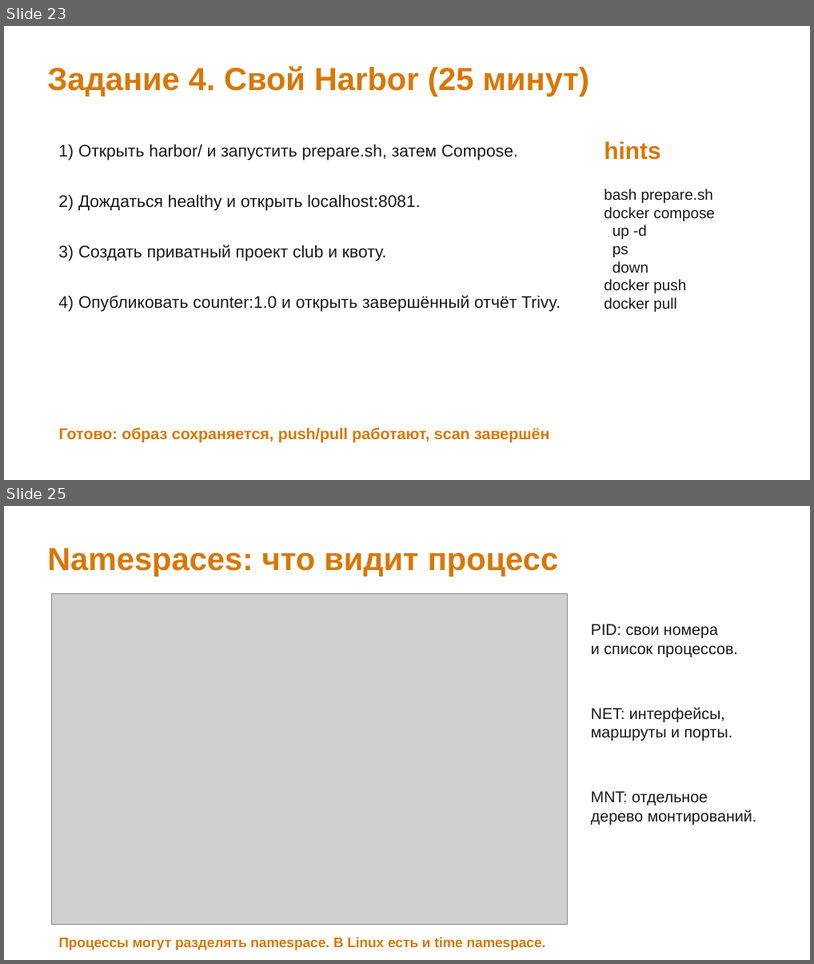
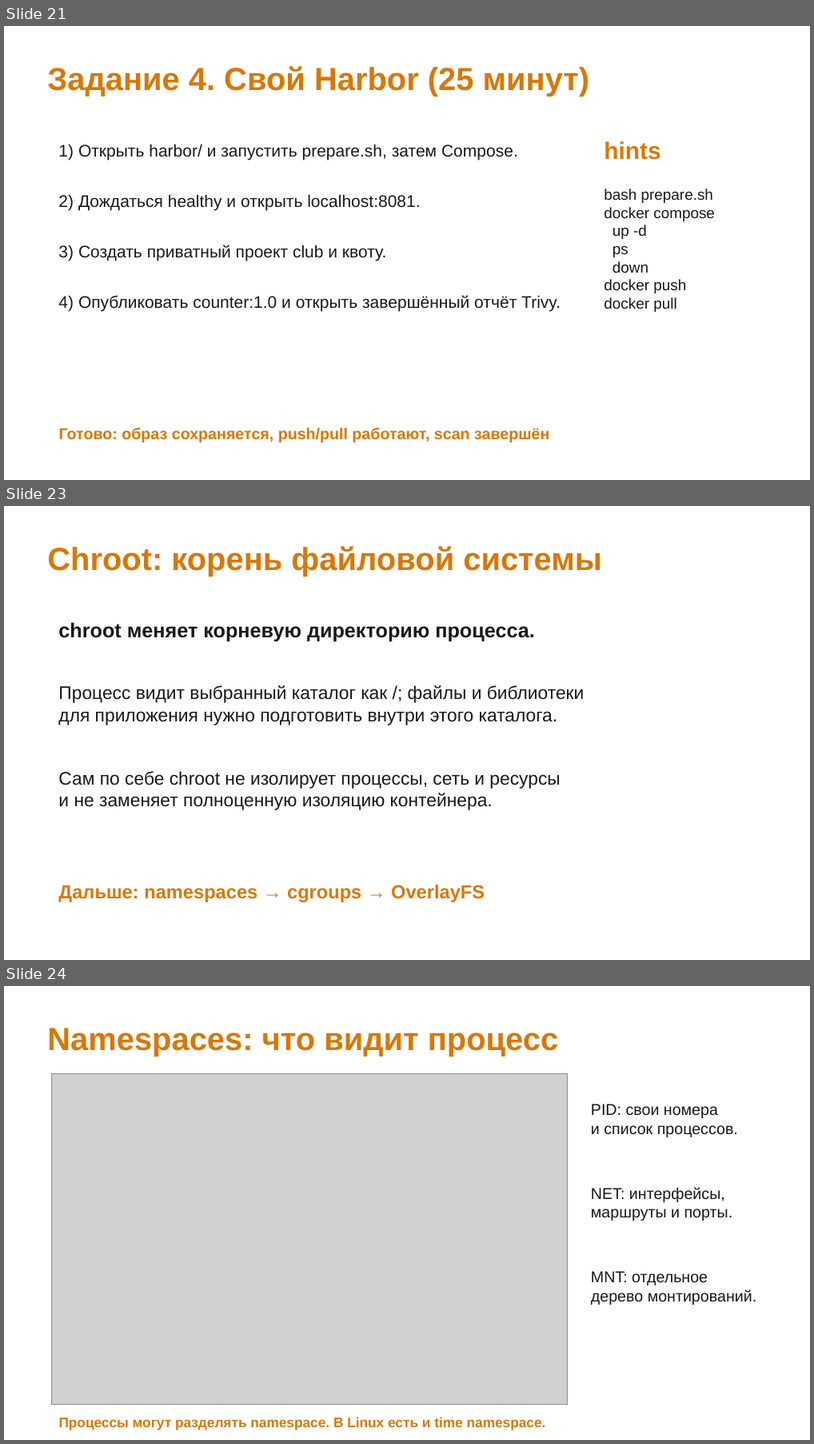
Before and after one commit to inview-club/docker-workshop, a slide deck: Клуб_DevOps_Docker_Harbor.pptx. Shown one above the other, each under a label of ours: slides 23 and 25 before the commit, slides 21, 23 and 24 after it; the slides between them are not shown. The pictures are 814x964 and 814x1444 pixels, drawn with LibreOffice and Linux fonts; fonts in the diff are those of the drawing; grey boxes stand for pictures. Boxes give left, top, right and bottom in pixels: in the first picture for what was removed or moved away, otherwise in the second. Text is boxed around its words. In the diff, an @@ line names an element or a change of style, - is before the commit and + after.

```diff
--- a/Клуб_DevOps_Docker_Harbor.pptx
+++ b/Клуб_DevOps_Docker_Harbor.pptx
@@ slide 23 added at bbox=[4, 506, 810, 960], background #FFFFFF @@
@@ text added at bbox=[47, 546, 602, 577], 38 pt, text #D97706, bold @@
+Chroot: корень файловой системы
@@ text added at bbox=[58, 622, 534, 642], 24 pt, text #18181B, bold @@
+chroot меняет корневую директорию процесса.
@@ text added at bbox=[58, 685, 585, 724], 21.8 pt, text #18181B @@
+Процесс видит выбранный каталог как /; файлы и библиотеки
+для приложения нужно подготовить внутри этого каталога.
@@ text added at bbox=[58, 771, 560, 810], 21.8 pt, text #18181B @@
+Сам по себе chroot не изолирует процессы, сеть и ресурсы
+и не заменяет полноценную изоляцию контейнера.
@@ text added at bbox=[58, 884, 485, 902], 22.5 pt, text #D97706, bold @@
+Дальше: namespaces → cgroups → OverlayFS
@@ what was slide 23 is now slide 21 @@
@@ what was slide 25 is now slide 24 @@
```
Also in this commit, not shown: 18 slides changed, 4 other slides added, 5 slides removed, 6 other files.
